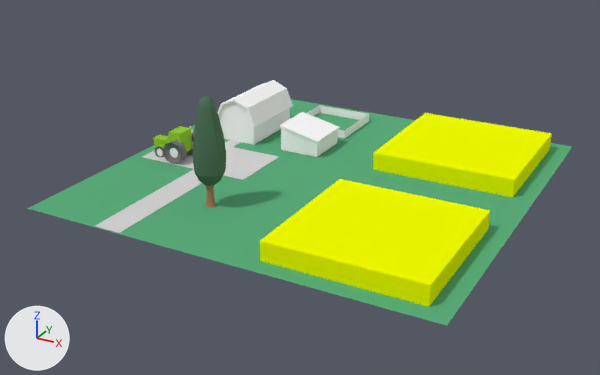
The Blender file trunk/data/models/farm.blend: old version first, new version second.
Before and after are seen from a 50 mm camera at (17.4, -34.1, 16.1) aimed at (-0.5, -1.6, -0.2). The axes (+X, +Y, +Z) are drawn at lower left. The lights are the same throughout.
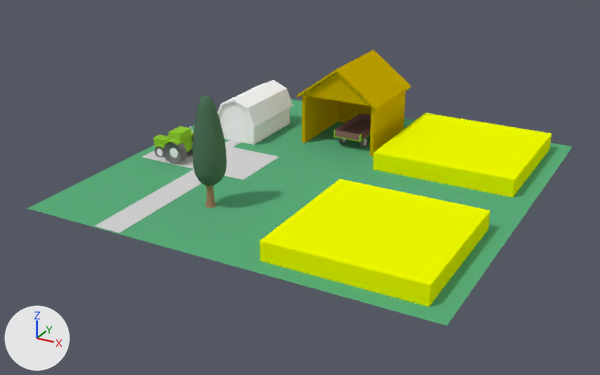
Where the newer file only moved an object's origin or applied its transform, the numbers keep the older frame.

Boxes (x1, y1, x2, y2) around the edits, measured in the pictures (600 x 375 px):
'Plane.001', reshaped (50% narrower, 15% shorter): before (218, 80, 369, 157); after (218, 80, 293, 145)
'Cube.006', added (yellow): after (302, 73, 406, 156)
'Cube.007', added (yellow): after (297, 50, 411, 111)
'Cube.004', added (brown): after (335, 113, 371, 140)
'Cube.005', added: after (334, 113, 370, 142)
'Cylinder.010', added: after (359, 137, 368, 148)
part 1 of me_plane_001, deleted: before (307, 105, 369, 138)
part 2 of me_plane_001, deleted: before (281, 128, 338, 157)
part 3 of me_plane_001, deleted: before (279, 112, 340, 143)
part 4 of me_plane_001, deleted: before (289, 136, 306, 155)

Diff of the bpy script that builds the scene:
```diff
--- a/trunk/data/models/farm.blend.py
+++ b/trunk/data/models/farm.blend.py
@@ mat_scheunenwand @@
+mat_scheunenwand = diffuse_material('Scheunenwand')
+mat_scheunenwand.base_color = (0.63, 0.431, 0.0)  # yellow #d0af00
@@ mat_scheunendach @@
+mat_scheunendach = diffuse_material('Scheunendach')
+mat_scheunendach.base_color = (0.63, 0.431, 0.0)  # yellow #d0af00
@@ mat_wagen @@
+mat_wagen = diffuse_material('Wagen')
+mat_wagen.base_color = (0.264, 0.142, 0.128)  # brown #8c6964
@@ me_plane_001 @@
 me_plane_001.from_pydata(...)  # 66 vertices, 42 faces; spans x -3.19..3.19, y -3.33..3.33, z -1.22..1.22
 # used by ob_plane_001; location = (-4.48, 5.1, 1.23)
+# me_plane_001 part 1: the loose piece of 8 vertices spanning x -0.18..3.11, y 0.04..3.33, z -1.21..-0.74 is deleted
+# me_plane_001 part 2: the loose piece of 8 vertices spanning x 0.94..3.1, y -3.2..-0.79, z -1.2..0.11 is deleted
+# me_plane_001 part 3: the loose piece of 8 vertices spanning x 0.87..3.19, y -3.27..-0.72, z -0.38..0.21 is deleted
+# me_plane_001 part 4: the loose piece of 4 vertices spanning x 1.45..2.44, y -3.21, z -1.2..-0.31 is deleted
 me_plane_001.materials.append(mat_material_002)
@@ me_cube_006 @@
+me_cube_006.from_pydata(...)  # 18 vertices, 14 faces; spans x -2.12..2.12, y -2.12..2.12, z -2.14..2.14
+me_cube_006.materials.append(mat_scheunenwand)  # yellow #d0af00
@@ me_cube_007 @@
+me_cube_007.from_pydata(...)  # 12 vertices, 10 faces; spans x -2.12..2.12, y -2.12..2.12, z -0.85..0.85
+me_cube_007.materials.append(mat_scheunendach)  # yellow #d0af00
@@ me_cube_004 @@
+me_cube_004.from_pydata(...)  # 16 vertices, 14 faces; spans x -1.0..1.0, y -0.63..0.63, z -0.14..0.17
+me_cube_004.materials.append(mat_wagen)  # brown #8c6964
@@ me_cube_005 @@
+me_cube_005.from_pydata(...)  # 48 vertices, 49 faces; spans x -1.01..1.01, y -0.65..0.65, z -0.2..0.18
+me_cube_005.materials.append(mat_material)  # green #91ca34
@@ ob_cube_006 @@
+ob_cube_006 = bpy.data.objects.new('Cube.006', me_cube_006)
+ob_cube_006.location = (-1.03, 5.61, 2.14)
@@ ob_cube_007 @@
+ob_cube_007 = bpy.data.objects.new('Cube.007', me_cube_007)
+ob_cube_007.location = (-1.03, 5.61, 3.52)
+ob_cube_007.scale = (1.1, 1.1, 1.1)
@@ ob_cube_004 @@
+ob_cube_004 = bpy.data.objects.new('Cube.004', me_cube_004)
+ob_cube_004.location = (-0.54, 5.39, 0.78)
+ob_cube_004.rotation_euler = (0.0, 0.0, 1.571)  # degrees (0, 0, 90)
+ob_cube_004.scale = (1.65, 1.22, 1.0)
@@ ob_cube_005 @@
+ob_cube_005 = bpy.data.objects.new('Cube.005', me_cube_005)
+ob_cube_005.location = (-0.54, 5.39, 0.78)
+ob_cube_005.rotation_euler = (0.0, 0.0, 1.571)  # degrees (0, 0, 90)
+ob_cube_005.scale = (1.65, 1.22, 1.0)
@@ ob_cylinder_010 @@
+ob_cylinder_010 = bpy.data.objects.new('Cylinder.010', me_cylinder_001.copy())  # the mesh of ob_cylinder
+ob_cylinder_010.location = (0.1, 4.53, 0.28)
+ob_cylinder_010.rotation_euler = (1.571, 0.0, 1.571)  # degrees (90, 0, 90)
+ob_cylinder_010.scale = (1.12, 1.12, 1.12)
+ob_cylinder_010.material_slots[0].link = 'OBJECT'; ob_cylinder_010.material_slots[0].material = mat_tire  # grey #787878
+_m = ob_cylinder_010.modifiers.new('Subdivision', 'SUBSURF')
+_m.render_levels = 1
```
